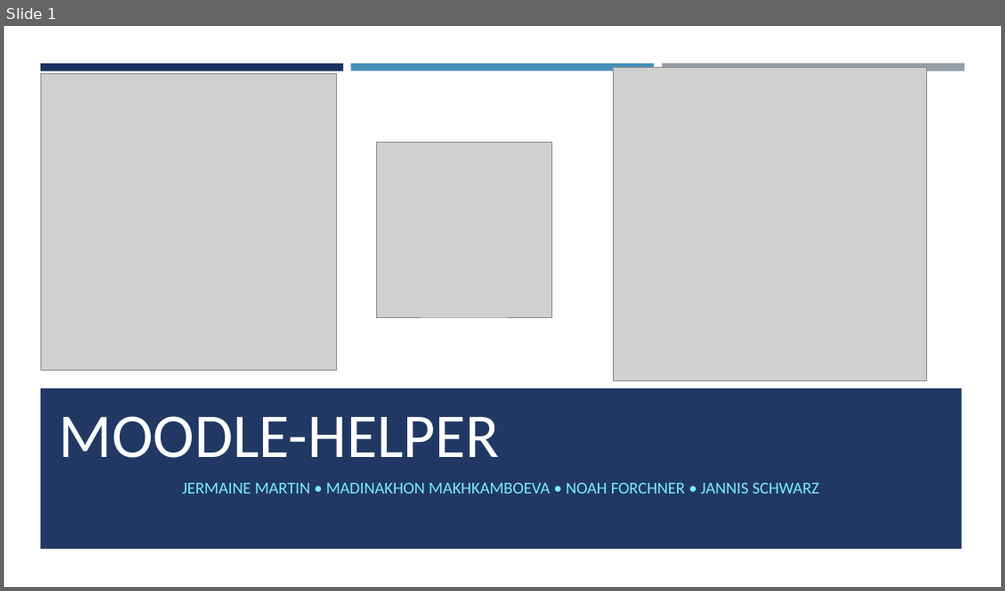
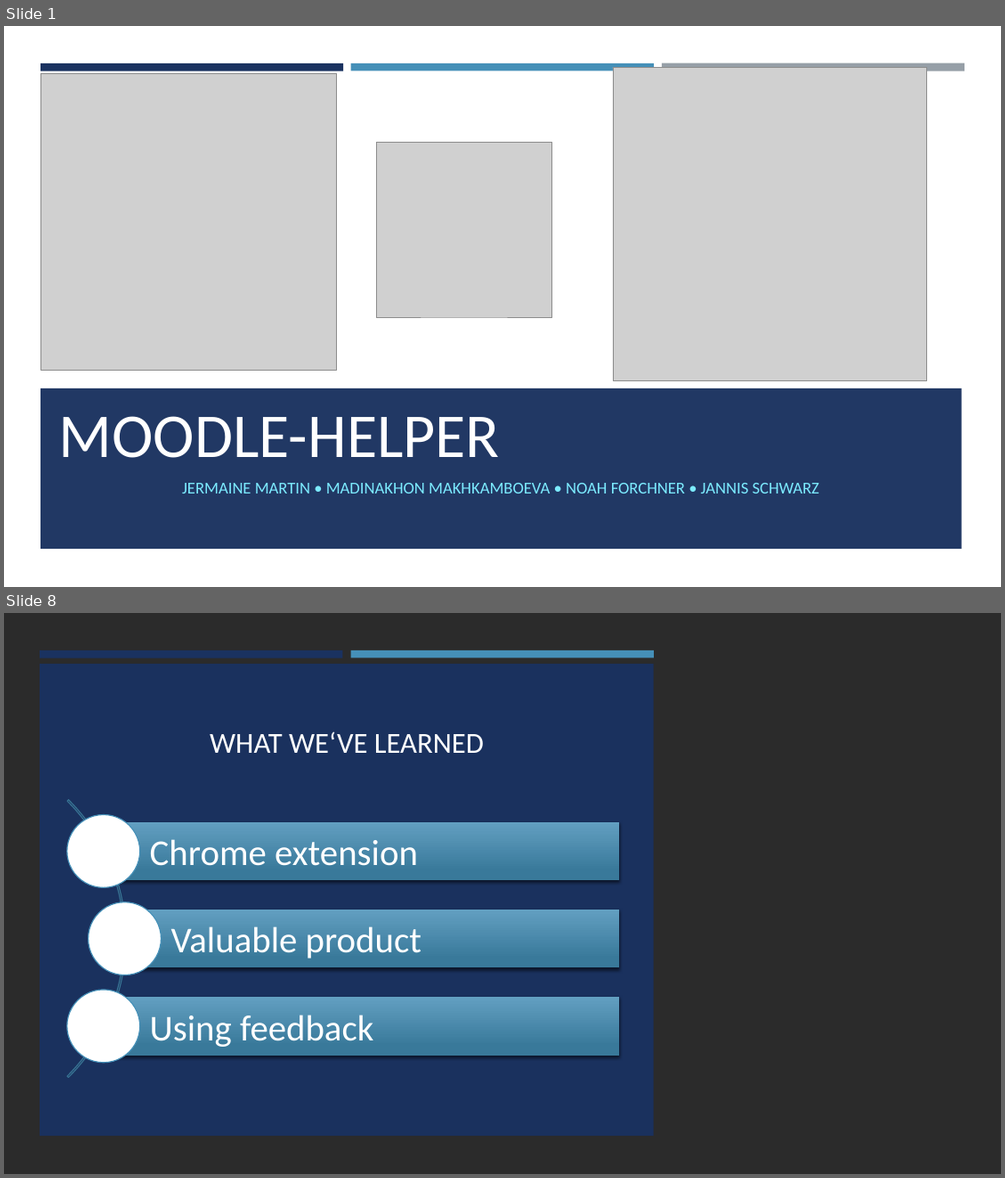
Before and after one commit to j-j-martin/Hackathon2023, a slide deck: Moodle-helper.pptx. Shown one above the other, each under a label of ours: slide 1 before the commit, slides 1 and 8 after it; the slides between them are not shown. The pictures are 1005x591 and 1005x1178 pixels, drawn with LibreOffice and Linux fonts; fonts in the diff are those of the drawing; grey boxes stand for pictures; background and template pictures are left out; a plain dark background stands for a picture behind light text. Boxes give left, top, right and bottom in pixels: in the first picture for what was removed or moved away, otherwise in the second. Text is boxed around its words. In the diff, an @@ line names an element or a change of style, - is before the commit and + after.

```diff
--- a/Moodle-helper.pptx
+++ b/Moodle-helper.pptx
@@ slide 8 added at [4, 613, 1001, 1174], background picture (left out) @@
@@ rectangle added at [4, 613, 1001, 1174], fill #FFFFFF @@
@@ rectangle added at [40, 664, 654, 1135], fill #1A3260 at 97% opacity @@
@@ rectangle added at [40, 650, 343, 657], fill #1A3260 @@
@@ rectangle added at [351, 650, 654, 657], fill #4590B8 @@
@@ title added at [210, 731, 484, 753], 28 pt, text #FFFFFF @@
+WHAT WE‘VE LEARNED
@@ group added at [4, 742, 619, 1135]: 3 rectangles, 3 texts, 3 ellipses, 1 arch (boxed as its full ring) @@
+Chrome extension
+Valuable product
+Using feedback
```
Also in this commit, not shown: 1 slide changed, 7 other slides added, 3 slides removed, 2 other files.
